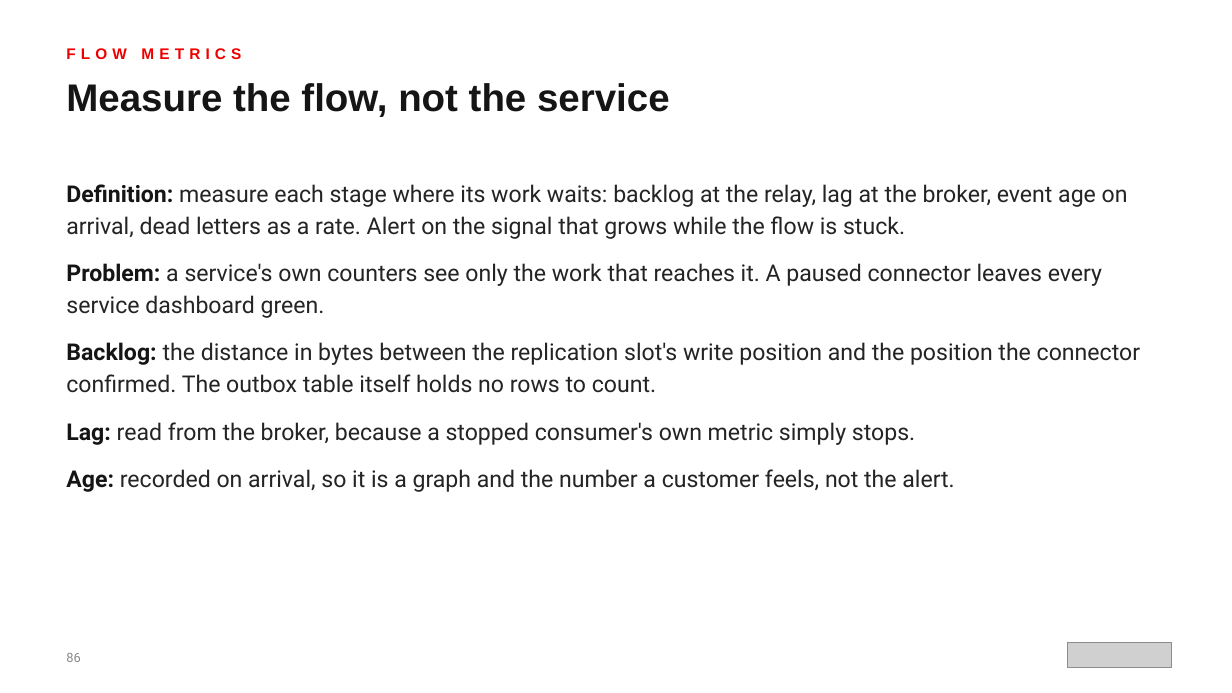
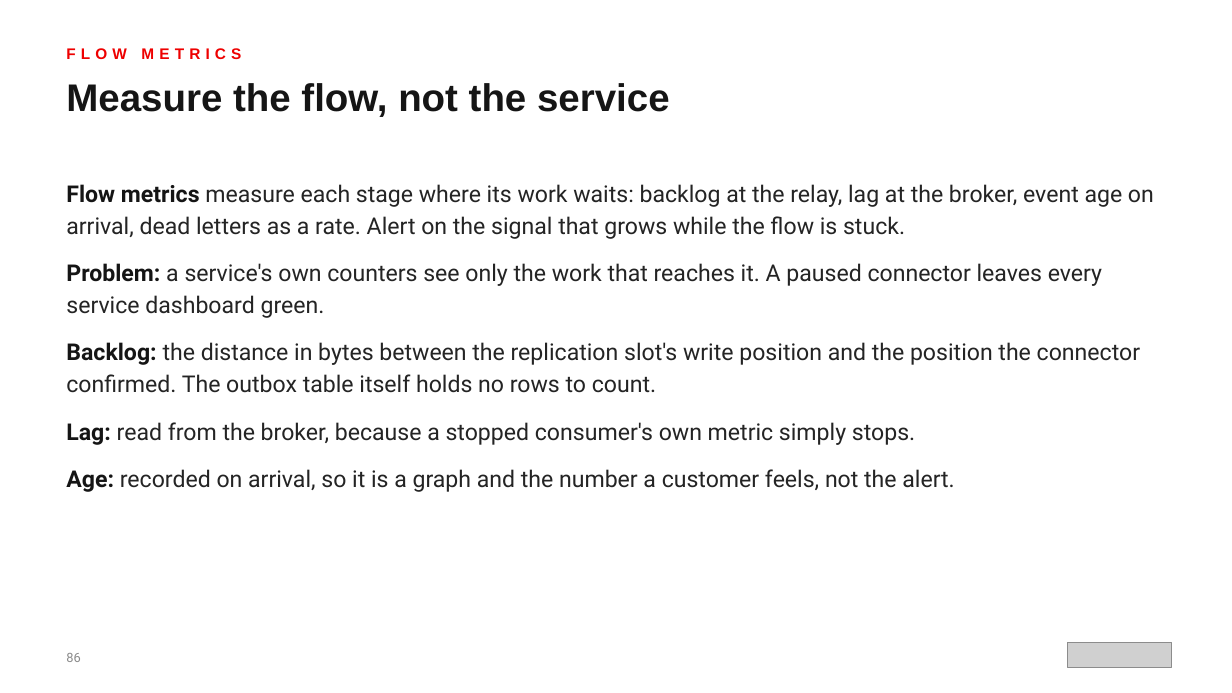
Before and after one commit to patterncatalyst/event-driven-patterns-with-quarkus-and-camel, a slide deck: slide 86 of lgtm-presentation/Event-Driven-Patterns-with-Quarkus-and-Camel.pptx. Drawn at 1232x693 pixels with LibreOffice and Linux fonts; fonts in the diff are those of the drawing; grey boxes stand for pictures. Boxes give left, top, right and bottom in pixels: in the first picture for what was removed or moved away, otherwise in the second. Text is boxed around its words. In the diff, an @@ line names an element or a change of style, - is before the commit and + after.

```diff
--- a/lgtm-presentation/Event-Driven-Patterns-with-Quarkus-and-Camel.pptx
+++ b/lgtm-presentation/Event-Driven-Patterns-with-Quarkus-and-Camel.pptx
@@ text at <box>66,184,1154,239</box>: text changed @@
-● Definition: measure each stage where its work waits: backlog at the relay, lag at the broker, event age on arrival, dead letters as a rate. Alert on the signal that grows while the flow is stuck.
+● Flow metrics measure each stage where its work waits: backlog at the relay, lag at the broker, event age on arrival, dead letters as a rate. Alert on the signal that grows while the flow is stuck.
```
Also in this commit, not shown: 20 other slides changed, 13 other files.
